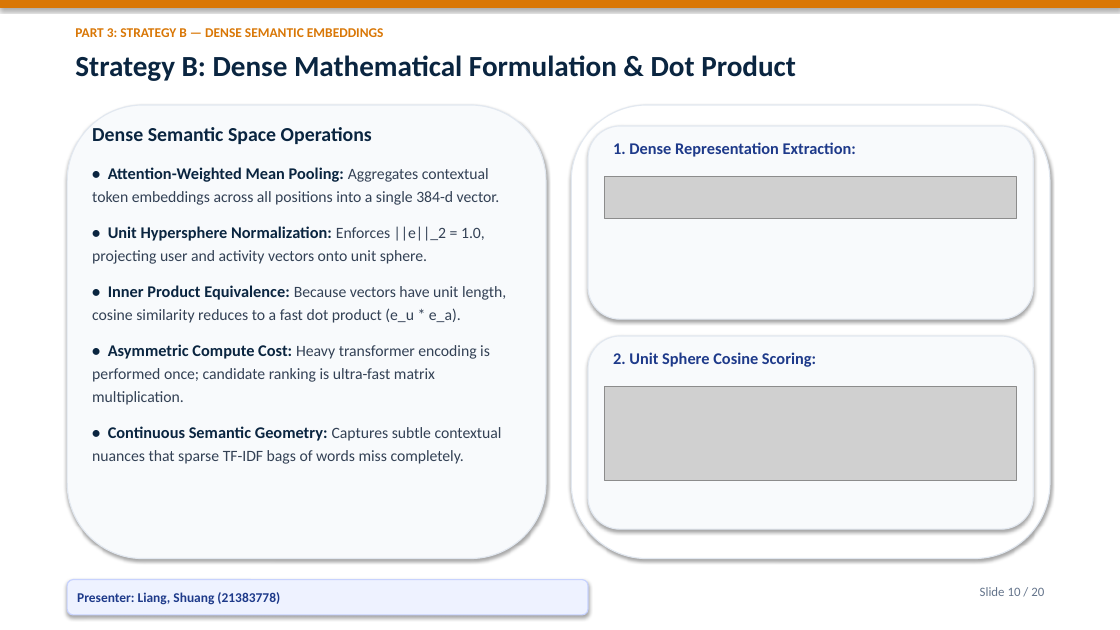
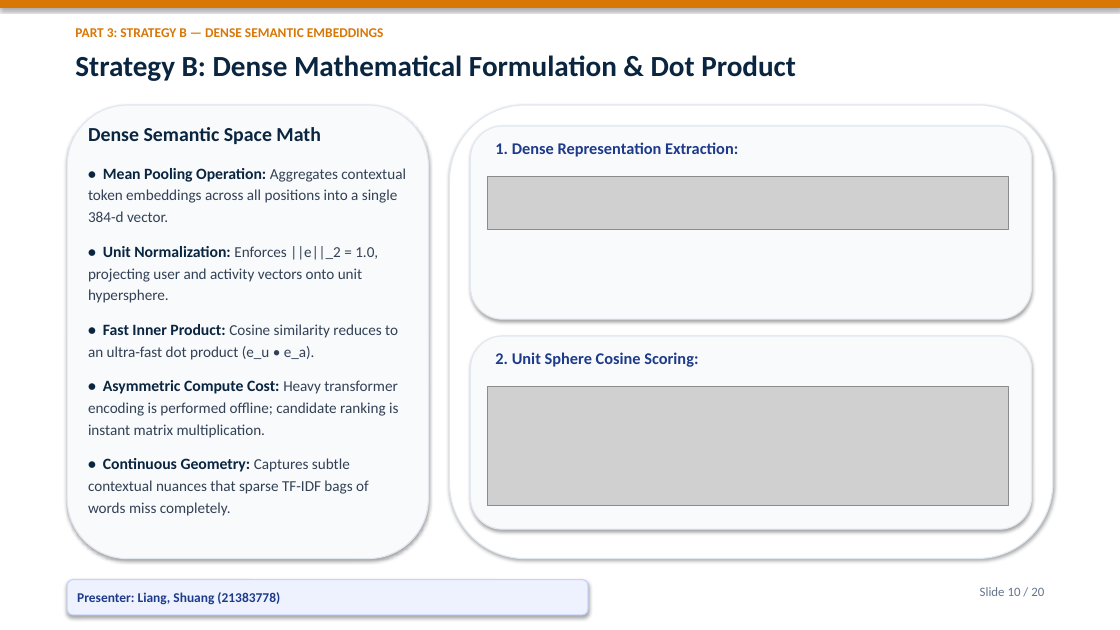
Before and after one commit to Bob8259/CSIT-5210-Group-Project, a slide deck: slide 10 of CSIT5210_Group1_Presentation.pptx. Drawn at 1120x630 pixels with LibreOffice and Linux fonts; fonts in the diff are those of the drawing; grey boxes stand for pictures. Boxes give left, top, right and bottom in pixels: in the first picture for what was removed or moved away, otherwise in the second. Text is boxed around its words. In the diff, an @@ line names an element or a change of style, - is before the commit and + after.

```diff
--- a/CSIT5210_Group1_Presentation.pptx
+++ b/CSIT5210_Group1_Presentation.pptx
@@ rounded rectangle: place and size @@
-rounded rectangle at <box>67,105,546,559</box>
+rounded rectangle at <box>67,105,429,559</box>
@@ rounded rectangle: place and size @@
-rounded rectangle at <box>571,105,1050,559</box>
+rounded rectangle at <box>450,105,1053,559</box>
@@ text at <box>88,127,406,516</box>: text changed; size 13.5 to 13 pt @@
-Dense Semantic Space Operations
-• Attention-Weighted Mean Pooling: Aggregates contextual token embeddings across all positions into a single 384-d vector.
-• Unit Hypersphere Normalization: Enforces ||e||_2 = 1.0, projecting user and activity vectors onto unit sphere.
-• Inner Product Equivalence: Because vectors have unit length, cosine similarity reduces to a fast dot product (e_u * e_a).
-• Asymmetric Compute Cost: Heavy transformer encoding is performed once; candidate ranking is ultra-fast matrix multiplication.
-• Continuous Semantic Geometry: Captures subtle contextual nuances that sparse TF-IDF bags of words miss completely.
+Dense Semantic Space Math
+• Mean Pooling Operation: Aggregates contextual token embeddings across all positions into a single 384-d vector.
+• Unit Normalization: Enforces ||e||_2 = 1.0, projecting user and activity vectors onto unit hypersphere.
+• Fast Inner Product: Cosine similarity reduces to an ultra-fast dot product (e_u • e_a).
+• Asymmetric Compute Cost: Heavy transformer encoding is performed offline; candidate ranking is instant matrix multiplication.
+• Continuous Geometry: Captures subtle contextual nuances that sparse TF-IDF bags of words miss completely.
@@ rounded rectangle: place and size @@
-rounded rectangle at <box>588,126,1033,319</box>
+rounded rectangle at <box>471,126,1032,319</box>
@@ text "1. Dense Representation Extraction:": place and size @@
-text "1. Dense Representation Extraction:" at <box>613,142,856,157</box>
+text "1. Dense Representation Extraction:" at <box>495,142,738,157</box>
@@ picture: place and size @@
-picture at <box>605,176,1017,218</box>
+picture at <box>487,176,1008,229</box>
@@ rounded rectangle: place and size @@
-rounded rectangle at <box>588,336,1033,529</box>
+rounded rectangle at <box>471,336,1032,529</box>
@@ text "2. Unit Sphere Cosine Scoring:": place and size @@
-text "2. Unit Sphere Cosine Scoring:" at <box>613,352,816,367</box>
+text "2. Unit Sphere Cosine Scoring:" at <box>495,352,698,367</box>
@@ picture: place and size @@
-picture at <box>605,386,1017,481</box>
+picture at <box>487,386,1008,506</box>
```
Also in this commit, not shown: 17 other slides changed, 12 other files.
